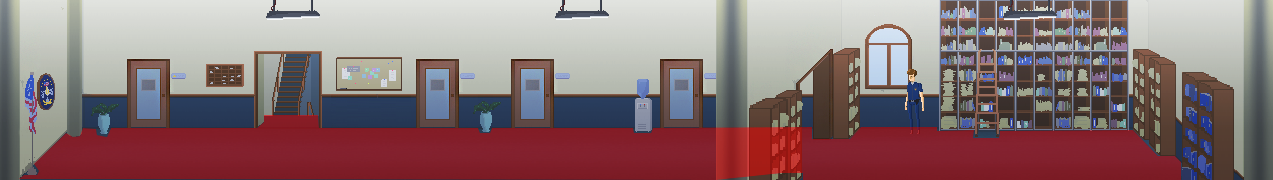
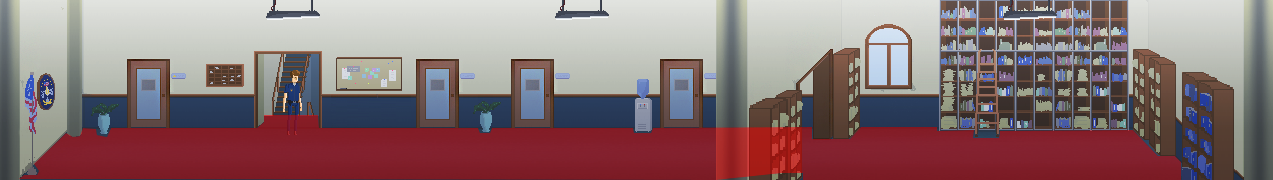
Layers edited between the first and the second w=1273, h=180 image:
painted on "playerspawn(raymond_police)" over <box>283,69,924,135</box>
